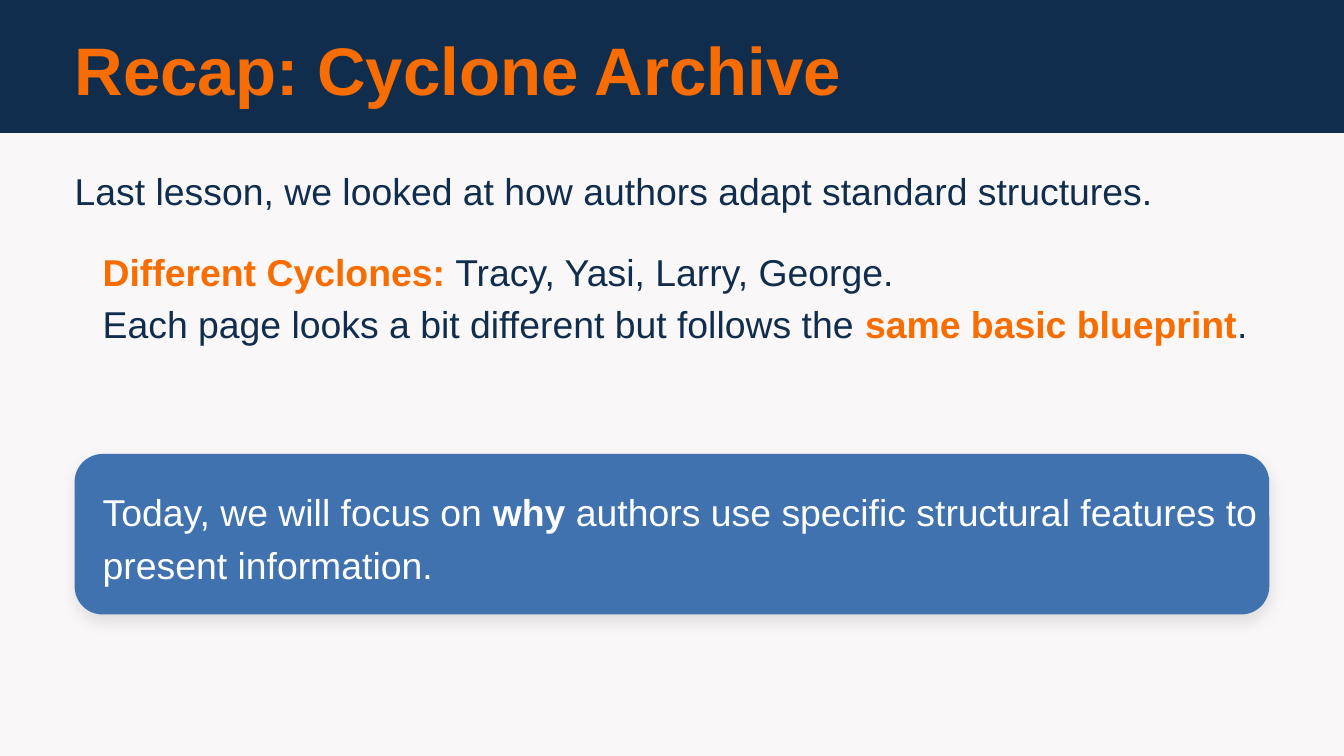
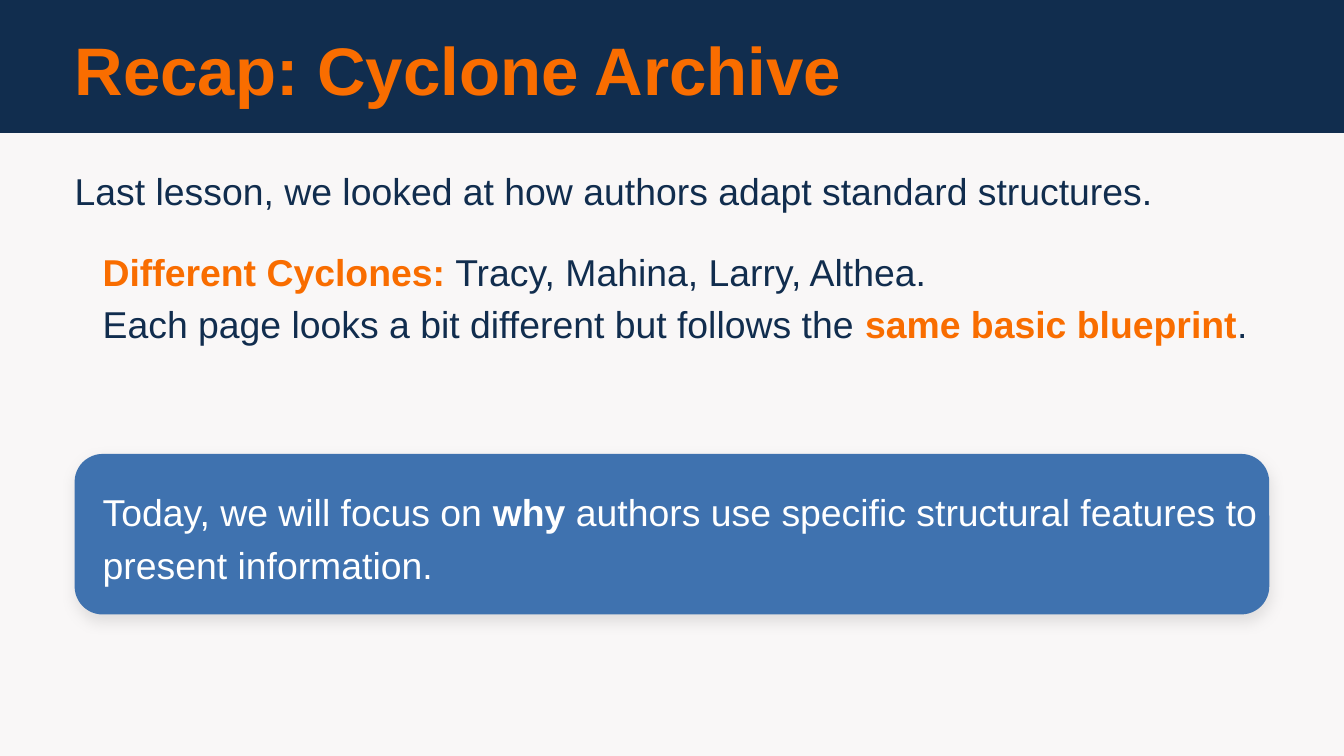
Before and after one commit to dsuth10/Joshua, a slide deck: slide 2 of Units/English/English_Unit_2/Lesson_Plans/Presentations/Lesson_06_Presentation.pptx. Drawn at 1344x756 pixels with LibreOffice and Linux fonts; fonts in the diff are those of the drawing. Boxes give left, top, right and bottom in pixels: in the first picture for what was removed or moved away, otherwise in the second. Text is boxed around its words. In the diff, an @@ line names an element or a change of style, - is before the commit and + after.

```diff
--- a/Units/English/English_Unit_2/Lesson_Plans/Presentations/Lesson_06_Presentation.pptx
+++ b/Units/English/English_Unit_2/Lesson_Plans/Presentations/Lesson_06_Presentation.pptx
@@ text at <box>103,259,926,293</box>: text changed @@
-• Different Cyclones: Tracy, Yasi, Larry, George.
+• Different Cyclones: Tracy, Mahina, Larry, Althea.
```
Also in this commit, not shown: 1 other slide changed, 24 other files.
